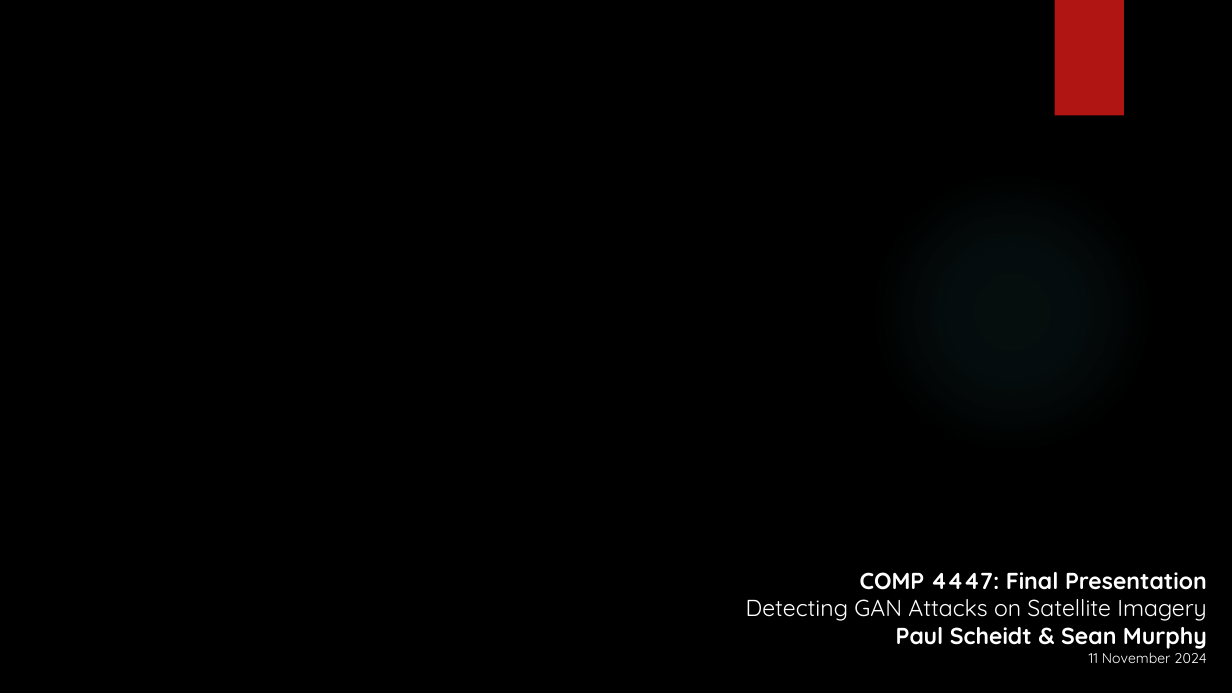
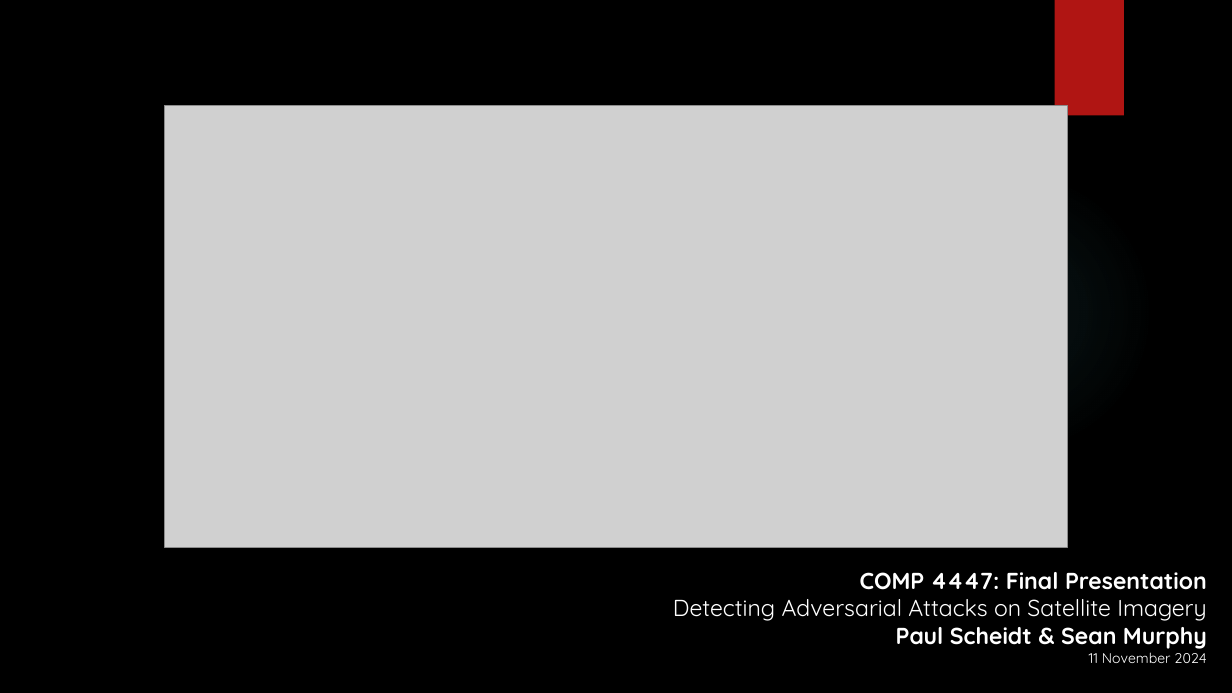
Before and after one commit to sgmurphy00/TOOLS1, a slide deck: slide 1 of Comp4447_Final_Project.pptx. Drawn at 1232x693 pixels with LibreOffice and Linux fonts; fonts in the diff are those of the drawing; grey boxes stand for pictures; background and template pictures are left out. Boxes give left, top, right and bottom in pixels: in the first picture for what was removed or moved away, otherwise in the second. Text is boxed around its words. In the diff, an @@ line names an element or a change of style, - is before the commit and + after.

```diff
--- a/Comp4447_Final_Project.pptx
+++ b/Comp4447_Final_Project.pptx
@@ picture added at bbox=[165, 105, 1067, 547] @@
@@ text at bbox=[673, 572, 1207, 663]: text changed @@
-COMP 4447: Final Presentation
-Detecting GAN Attacks on Satellite Imagery
-Paul Scheidt & Sean Murphy
-11 November 2024
+COMP 4447: Final Presentation
+Detecting Adversarial Attacks on Satellite Imagery
+Paul Scheidt & Sean Murphy
+11 November 2024
```
Also in this commit, not shown: 4 other slides changed, 5 slides added, 1 slide removed.
